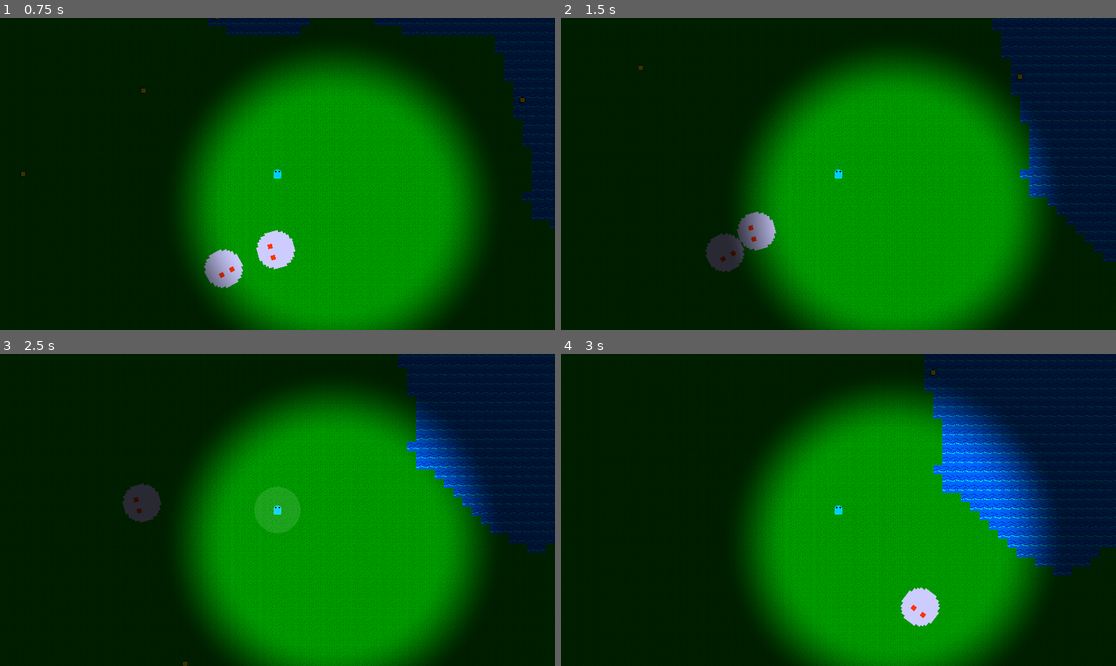
Above: before the commit, frames 1-4 (two rows, left to right).
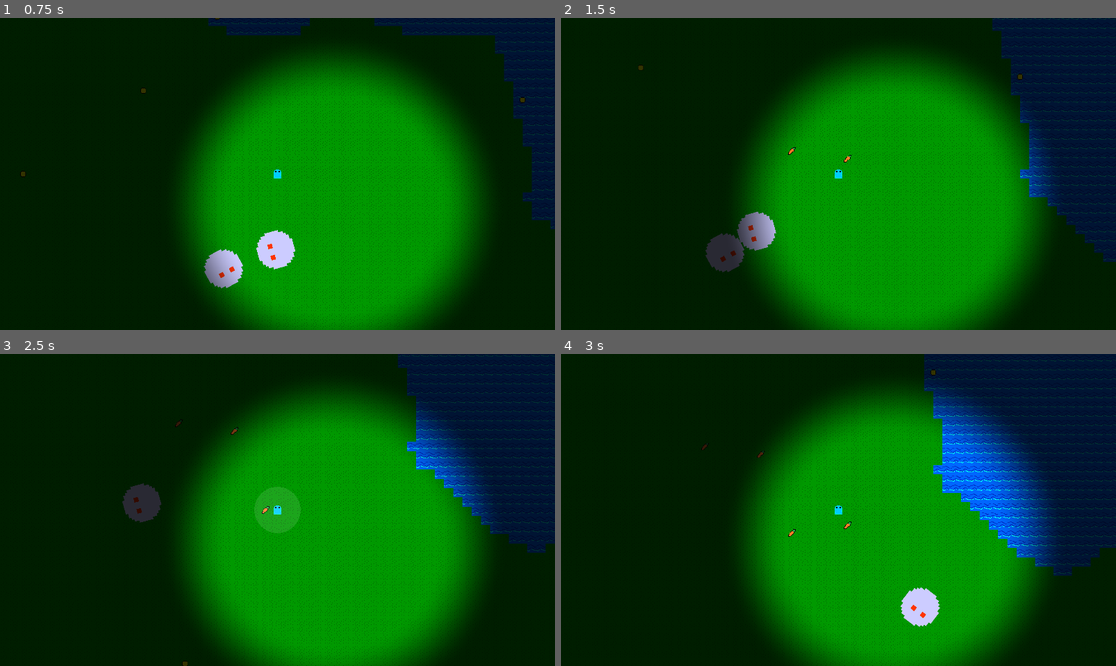
Above: after the commit, the same moments.

Repository: Kyhel/lost-in-pixels
Game: Godot game, scene res://scenes/game.tscn
The game is run twice, just before and just after one commit, with the same random seed, the same clock (stepped at 60 frames per second) and the same inputs.
Inputs:
- Up to frame 1 (0.75 s): hold Right (ui_right) from 0.53 s (still down); hold F (attack) from 0.53 s (still down)
- Up to frame 2 (1.5 s): tap Q (spawn_carrot, bound only after the commit) at 0.8, 1.35 s; release Right (ui_right) at 1.28 s; release F (attack) at 1.28 s; hold Down (ui_down) from 1.28 s (still down)
- Up to frame 3 (2.5 s): tap F (attack) at 1.55 s; release Down (ui_down) at 2.03 s; hold Right (ui_right) from 2.03 s (still down); hold F (attack) from 2.03 s (still down); tap Q (spawn_carrot, bound only after the commit) at 2.3 s
- Up to frame 4 (3 s): release Right (ui_right) at 2.78 s; release F (attack) at 2.78 s; hold Up (ui_up) from 2.78 s (still down); tap Q (spawn_carrot, bound only after the commit) at 2.85 s

Frame 1 is identical in both runs. In frame 2, less than 0.1% of the frame differs, in the area x 40-53%, y 41-47%; in frame 3, less than 0.1%; in frame 4, less than 0.1%, in the area x 25-53%, y 28-59%.

Commit message:
Spawn carrots from player

Diff:
--- a/data/items/carrot.tres
+++ b/data/items/carrot.tres
@@ -1,15 +1,11 @@
 [gd_resource type="Resource" script_class="ItemData" format=3 uid="uid://d4fipfqbnme6i"]
 
 [ext_resource type="Script" uid="uid://b12224xo0dkcj" path="res://data/items/item_data.gd" id="1_6g0dw"]
-[ext_resource type="Texture2D" uid="uid://ck3xw0ro28ot1" path="res://assets/Items.png" id="2_cmqf5"]
-
-[sub_resource type="AtlasTexture" id="AtlasTexture_ba1um"]
-atlas = ExtResource("2_cmqf5")
-region = Rect2(0, 16, 16, 16)
+[ext_resource type="Texture2D" uid="uid://blfddubxqwq10" path="res://assets/food/carrot.png" id="2_cmqf5"]
 
 [resource]
 script = ExtResource("1_6g0dw")
 id = &"carrot"
 display_name = "Carrot"
-texture = SubResource("AtlasTexture_ba1um")
+texture = ExtResource("2_cmqf5")
 metadata/_custom_type_script = "uid://b12224xo0dkcj"
--- a/entities/Monster.tscn
+++ /dev/null
@@ -1,18 +0,0 @@
-[gd_scene format=3 uid="uid://cy3otov1uislt"]
-
-[ext_resource type="Script" uid="uid://dv4md58t1a260" path="res://entities/monster.gd" id="1_50pyw"]
-[ext_resource type="Texture2D" uid="uid://dyh4mefaigyld" path="res://assets/Monster_1.png" id="2_m30on"]
-
-[sub_resource type="CircleShape2D" id="CircleShape2D_7lvtf"]
-radius = 8.0
-
-[node name="Monster" type="CharacterBody2D" unique_id=204260055]
-collision_layer = 4
-collision_mask = 7
-script = ExtResource("1_50pyw")
-
-[node name="Sprite2D" type="Sprite2D" parent="." unique_id=215898293]
-texture = ExtResource("2_m30on")
-
-[node name="CollisionShape2D" type="CollisionShape2D" parent="." unique_id=228490566]
-shape = SubResource("CircleShape2D_7lvtf")
--- a/entities/creature.tscn
+++ b/entities/creature.tscn
@@ -7,6 +7,7 @@
 radius = 8.0
 
 [node name="Creature" type="CharacterBody2D" unique_id=1127989516]
+z_index = 1
 collision_layer = 4
 collision_mask = 2
 motion_mode = 1
--- a/entities/monster.gd
+++ /dev/null
@@ -1,116 +0,0 @@
-extends CharacterBody2D
-
-const TILE_SIZE = 16
-const SPEED = 40
-const TURN_SPEED = 6.0
-
-enum State {
-	IDLE,
-	TURNING,
-	MOVING
-}
-
-var state = State.IDLE
-
-var target_direction = Vector2.ZERO
-var target_rotation = 0.0
-var move_target = Vector2.ZERO
-var idle_timer = 0.0
-var chunk_coord : Vector2i
-var stuck_time := 0.0
-var last_position := Vector2.ZERO
-var health := 3
-
-func _ready():
-	randomize()
-	pick_new_direction()
-	chunk_coord = ChunkManager.get_chunk_from_position(global_position)
-	last_position = global_position
-
-func _physics_process(delta):
-
-	match state:
-
-		State.TURNING:
-			rotation = rotate_toward(rotation, target_rotation, TURN_SPEED * delta)
-
-			if abs(angle_difference(rotation, target_rotation)) < 0.05:
-				state = State.MOVING
-
-		State.MOVING:
-			var dir = target_direction
-			# Check the terrain ahead; if it's not walkable (e.g. water), stop and idle
-			var tile_def = ChunkManager.get_tile_def_from_world_pos(global_position + dir * TILE_SIZE * 0.5)
-			if tile_def.has("walkable") and tile_def["walkable"] == false:
-				go_idle()
-				return
-
-			var before_move_pos := global_position
-			velocity = dir * SPEED
-			move_and_slide()
-
-			var moved_dist := global_position.distance_to(before_move_pos)
-			if moved_dist < 0.5:
-				stuck_time += delta
-				if stuck_time > 0.5:
-					go_idle()
-					return
-			else:
-				stuck_time = 0.0
-
-						# 🔹 Vérifier si le monstre a changé de chunk
-			var old_chunk = chunk_coord
-			var new_chunk = ChunkManager.get_chunk_from_position(global_position)
-
-			if new_chunk != old_chunk:
-				EntitiesManager.move_monster(self, old_chunk, new_chunk)
-				chunk_coord = new_chunk
-
-			if global_position.distance_to(move_target) < 2:
-				go_idle()
-
-		State.IDLE:
-			idle_timer -= delta
-
-			if idle_timer <= 0:
-				pick_new_direction()
-
-
-func pick_new_direction():
-
-	var dirs = [
-		Vector2.UP,
-		Vector2.DOWN,
-		Vector2.LEFT,
-		Vector2.RIGHT
-	]
-
-	target_direction = dirs.pick_random()
-
-	target_rotation = target_direction.angle()
-
-	move_target = global_position + target_direction * TILE_SIZE
-
-	state = State.TURNING
-
-
-func go_idle():
-	velocity = Vector2.ZERO
-	stuck_time = 0.0
-	state = State.IDLE
-	idle_timer = 1.0
-
-func take_damage(amount):
-
-	health -= amount
-
-	if health <= 0:
-		die()
-
-func die():
-	# Drop a simple item on death.
-	var drop_item = ItemDatabase.get_item(&"coin")
-	if drop_item:
-		ObjectsManager.spawn_item_in_chunk(chunk_coord, drop_item, global_position)
-
-	queue_free()
--- a/entities/player.gd
+++ b/entities/player.gd
@@ -7,6 +7,7 @@
 const PICKUP_RADIUS = 16
 
 var AttackEffectScene := preload("res://entities/attack_effect.tscn")
+var carrot_data: ItemData = preload("res://data/items/carrot.tres") as ItemData
 @export var weapon: WeaponData
 var attack_cooldown_timer: float = 0.0
 
@@ -34,7 +35,10 @@
 	if Input.is_action_pressed("attack") and attack_cooldown_timer <= 0.0:
 		attack()
 
-	try_pickup_items()
+	if Input.is_action_just_pressed("spawn_carrot"):
+		_spawn_carrot()
+
+	# try_pickup_items()
 
 	var speed_modifier = ChunkManager.get_walk_speed_at_world_pos(global_position)
 
@@ -81,6 +85,12 @@
 	add_child(fx)
 
 
+func _spawn_carrot() -> void:
+	var spawn_pos := global_position + Vector2(ChunkManager.TILE_SIZE, 0)
+	var chunk := ChunkManager.get_chunk_from_position(spawn_pos)
+	ObjectsManager.spawn_item_in_chunk(chunk, carrot_data, spawn_pos, 1)
+
+
 func try_pickup_items():
 	for item in ObjectsManager.get_nearby_items(global_position, PICKUP_RADIUS):
 		item.on_picked_up(self)
--- a/project.godot
+++ b/project.godot
@@ -66,6 +66,11 @@
 "events": [Object(InputEventKey,"resource_local_to_scene":false,"resource_name":"","device":-1,"window_id":0,"alt_press …(192 unchanged characters)…
 ]
 }
+spawn_carrot={
+"deadzone": 0.2,
+"events": [Object(InputEventKey,"resource_local_to_scene":false,"resource_name":"","device":-1,"window_id":0,"alt_pressed":false,"shift_pressed":false,"ctrl_pressed":false,"meta_pressed":false,"pressed":false,"keycode":0,"physical_keycode":81,"key_label":0,"unicode":97,"location":0,"echo":false,"script":null)
+]
+}
 
 [layer_names]
 
Not shown, removed: entities/monster.gd.uid
